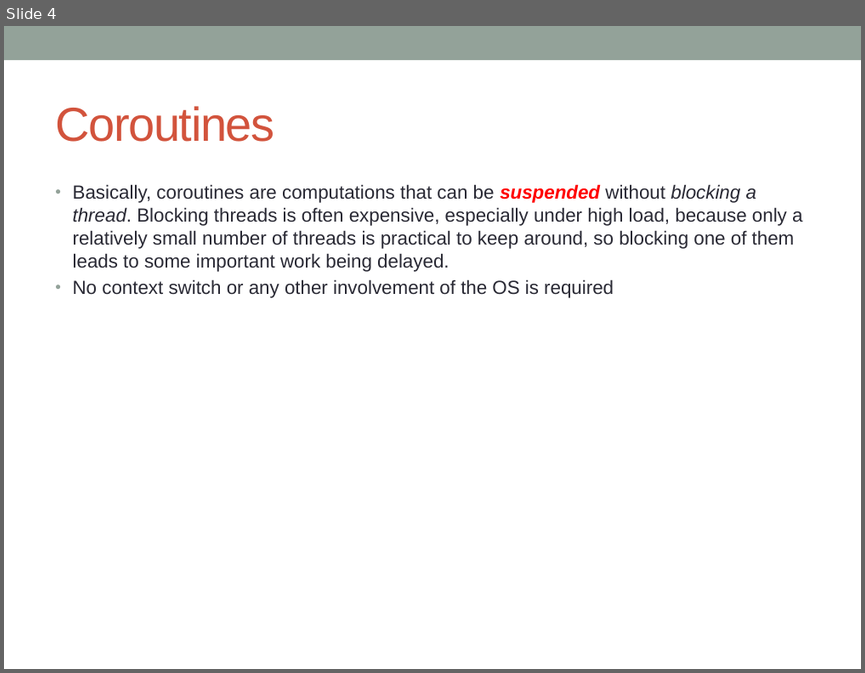
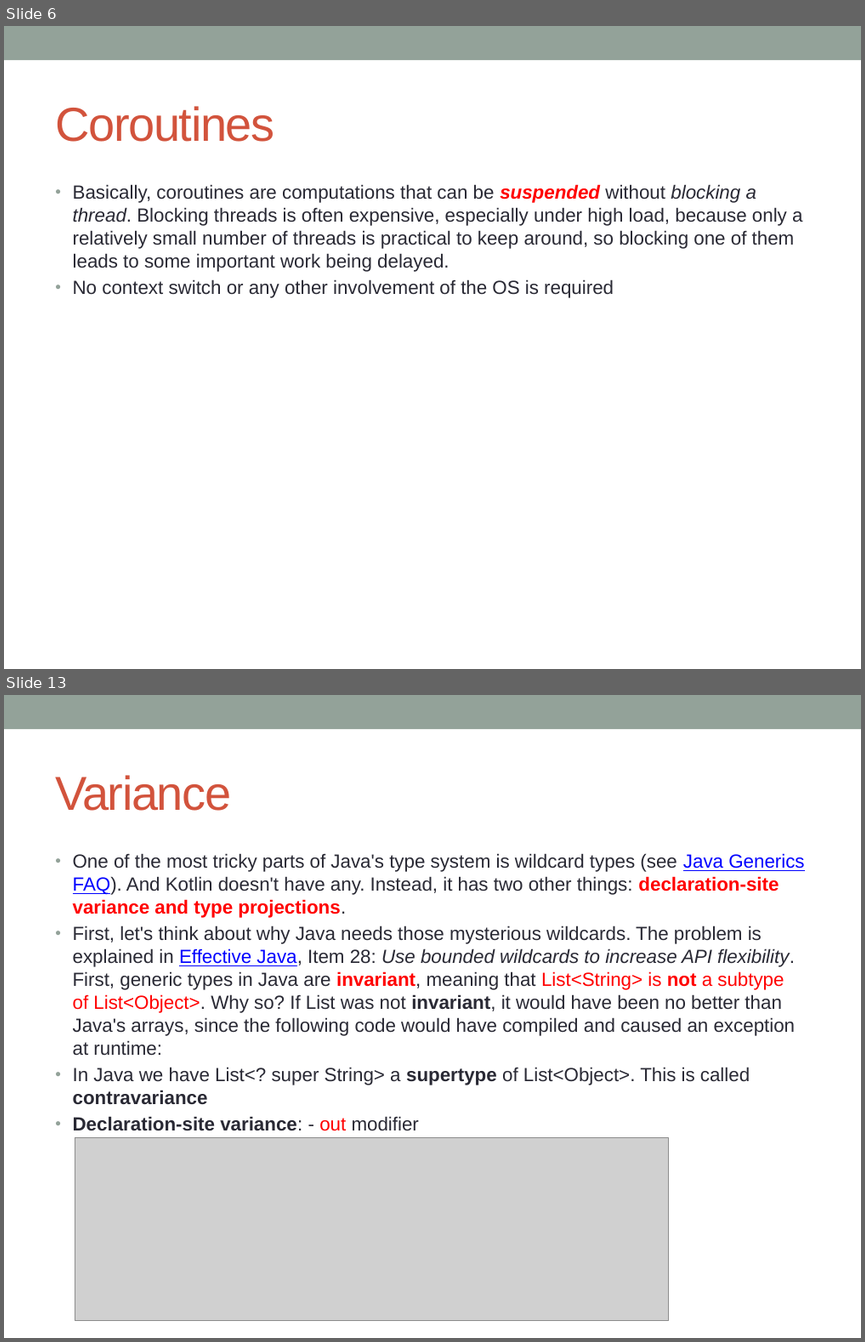
Before and after one commit to notionquest/ProjectDocumentation, a slide deck: Kotlin.pptx. Shown one above the other, each under a label of ours: slide 4 before the commit, slides 6 and 13 after it; the slides between them are not shown. The pictures are 865x673 and 865x1342 pixels, drawn with LibreOffice and Linux fonts; fonts in the diff are those of the drawing; grey boxes stand for pictures. Boxes give left, top, right and bottom in pixels: in the first picture for what was removed or moved away, otherwise in the second. Text is boxed around its words. In the diff, an @@ line names an element or a change of style, - is before the commit and + after.

Commit message:
Kotlin lang features

```diff
--- a/Kotlin.pptx
+++ b/Kotlin.pptx
@@ slide 13 added at <box>4,695,861,1338</box>, background #FFFFFF; not listed: 1 template element that a slide beside it also shows @@
@@ title added at <box>55,775,231,811</box>, 40 pt, text #D2533C @@
+Variance
@@ text added at <box>73,853,804,1131</box>, 16 pt, text #292934 @@
+• One of the most tricky parts of Java's type system is wildcard types (see Java Generics FAQ). And Kotlin doesn't have any. Instead, it has two other things: declaration-site variance and type projections.
+• First, let's think about why Java needs those mysterious wildcards. The problem is explained in Effective Java, Item 28: Use bounded wildcards to increase API flexibility. First, generic types in Java are invariant, meaning that List<String> is not a subtype of List<Object>. Why so? If List was not invariant, it would have been no better than Java's arrays, since the following code would have compiled and caused an exception at runtime:
+• In Java we have List<? super String> a supertype of List<Object>. This is called contravariance
+• Declaration-site variance: - out modifier
@@ picture added at <box>75,1138,669,1321</box> @@
@@ what was slide 4 is now slide 6 @@
```
Also in this commit, not shown: 1 slide changed, 15 other slides added.
